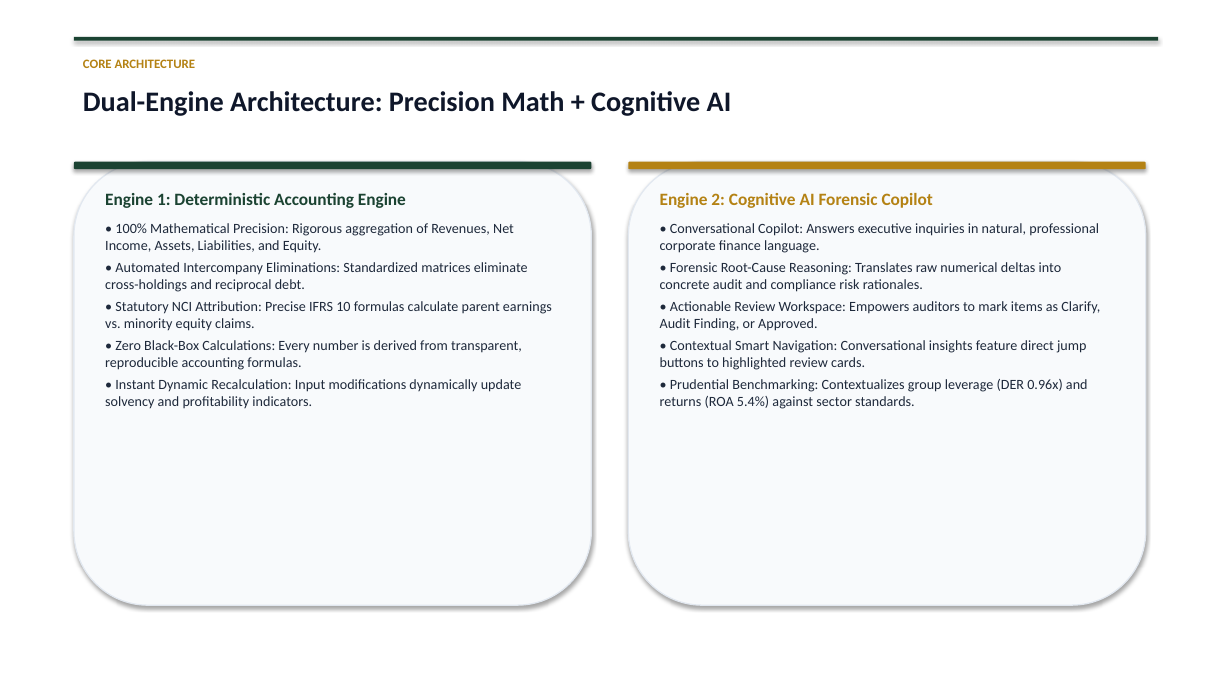
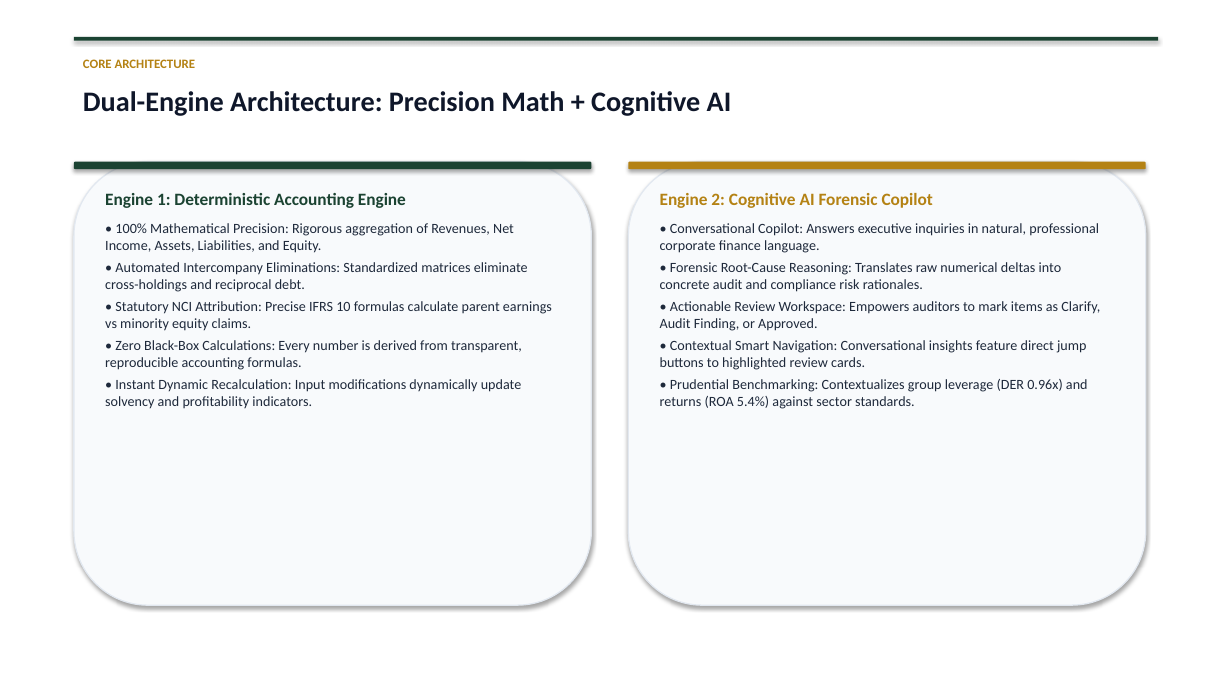
Before and after one commit to farahqoonitaa/poc-for-ai-agent, a slide deck: slide 3 of Konsolidasi_Analyzer_Solution_Architecture.pptx. Drawn at 1232x693 pixels with LibreOffice and Linux fonts; fonts in the diff are those of the drawing. Boxes give left, top, right and bottom in pixels: in the first picture for what was removed or moved away, otherwise in the second. Text is boxed around its words. In the diff, an @@ line names an element or a change of style, - is before the commit and + after.

```diff
--- a/Konsolidasi_Analyzer_Solution_Architecture.pptx
+++ b/Konsolidasi_Analyzer_Solution_Architecture.pptx
@@ text at (x1=105, y1=301, x2=552, y2=331): text changed @@
-• Statutory NCI Attribution: Precise IFRS 10 formulas calculate parent earnings vs. minority equity claims.
+• Statutory NCI Attribution: Precise IFRS 10 formulas calculate parent earnings vs minority equity claims.
```
Also in this commit, not shown: 2 other slides changed, 2 slides added, 1 slide removed, 1 other file.
